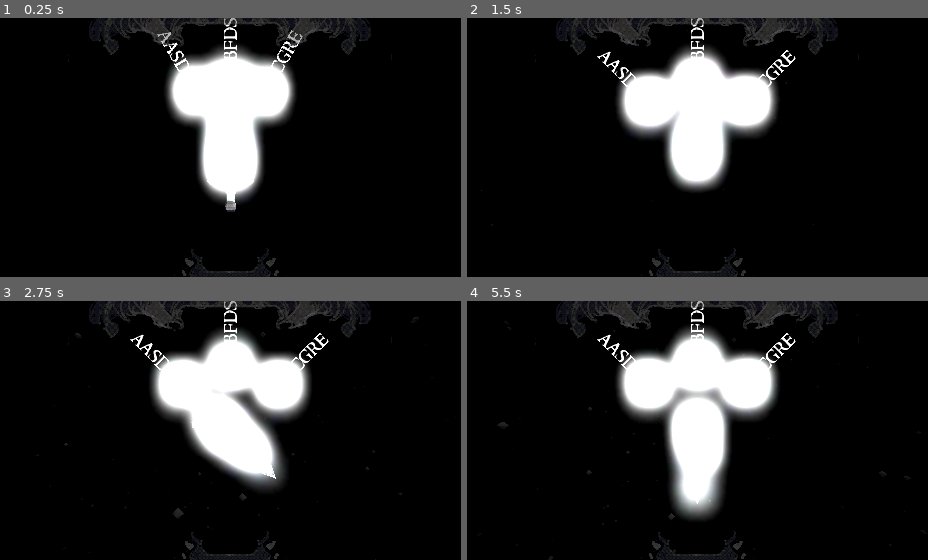
Above: before the commit, frames 1-4 (two rows, left to right).
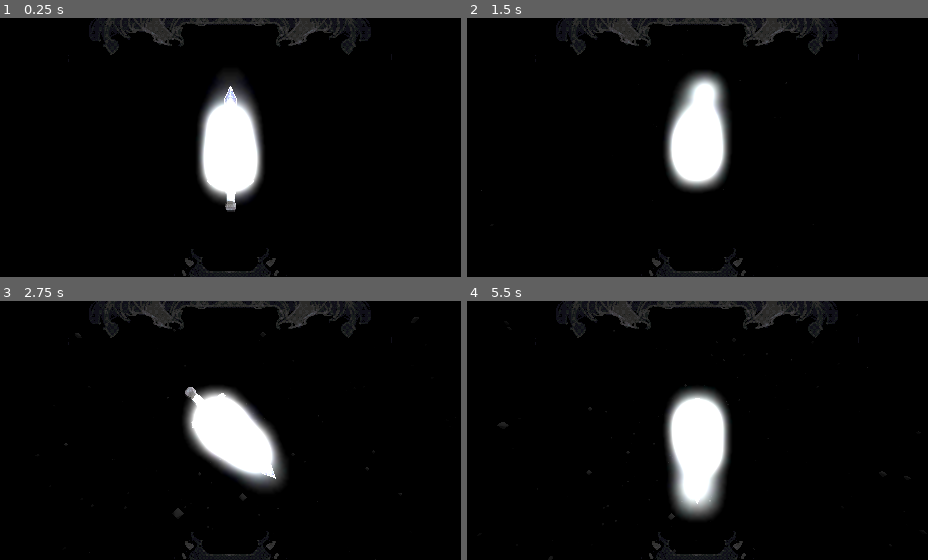
Above: after the commit, the same moments.

Repository: Lukko-Digital/Bladebearer
Game: Godot game, scene res://src/main.tscn
Same seed, same stepped clock (60 frames per second), same inputs: the game is played once before the commit and once after it.
Inputs:
- Up to frame 1 (0.25 s): no input
- Up to frame 2 (1.5 s): hold D (right) 0.53-1.28 s; hold Shift (shift) 0.53-1.28 s; hold S (backward) from 1.28 s (still down); tap Space (space) at 1.35 s
- Up to frame 3 (2.75 s): release S (backward) at 2.03 s; hold D (right) from 2.03 s (still down); hold Shift (shift) from 2.03 s (still down)
- Up to frame 4 (5.5 s): release D (right) at 2.78 s; release Shift (shift) at 2.78 s; hold W (forward) 2.78-3.53 s; tap Space (space) at 2.85, 4.35 s; hold Shift (shift) 3.53-4.28 s; hold A (left) 3.53-5.03 s; hold S (backward) from 5.03 s (still down); hold Shift (shift) from 5.03 s (still down)

The runs differ from the first frame. In frame 1, 7.2% of the frame differs, in the area x 34-66%, y 0-43%; in frame 2, 8.6%; in frame 3, 9.0%; in frame 4, 9.5%, in the area x 28-72%, y 0-47%.
Error after the commit: Attempt to call function 'start_dialogue' in base 'null instance' on a null instance. (res://src/game_sequence_handler.gd:177)

Commit message:
removed dialogue handler scene

Diff:
--- a/src/dialogue_handler.tscn
+++ /dev/null
@@ -1,6 +0,0 @@
-[gd_scene load_steps=2 format=3 uid="uid://d2ujxvhj1utpe"]
-
-[ext_resource type="Script" path="res://src/dialogue_handler.gd" id="1_21h1j"]
-
-[node name="DialogueHandler" type="Node3D"]
-script = ExtResource("1_21h1j")
--- a/src/main.tscn
+++ b/src/main.tscn
@@ -8,8 +8,8 @@
 [ext_resource type="Material" uid="uid://c0gn2yap5lfrv" path="res://assets/shaders/snow.tres" id="5_tv00s"]
 [ext_resource type="FontFile" uid="uid://jlvsk3howg0g" path="res://assets/fonts/RINGM___.TTF" id="7_d73xt"]
 [ext_resource type="PackedScene" uid="uid://cl6edab4xqatr" path="res://src/ui/both_heart_holders.tscn" id="8_c1nmu"]
+[ext_resource type="Script" path="res://src/dialogue_handler.gd" id="9_5pvxm"]
 [ext_resource type="Texture2D" uid="uid://dpsevlwm67lxa" path="res://assets/ui/testwide.png" id="9_53wid"]
-[ext_resource type="PackedScene" uid="uid://d2ujxvhj1utpe" path="res://src/dialogue_handler.tscn" id="9_wp4ov"]
 [ext_resource type="Texture2D" uid="uid://d4d2146d1g2lj" path="res://assets/ui/knight_healthbar.png" id="11_o5jo7"]
 [ext_resource type="Texture2D" uid="uid://bj0p1725ho312" path="res://assets/ui/peasant_healthbar.png" id="12_v8oh0"]
 
@@ -78,7 +78,7 @@
 camera = NodePath("MainCamera")
 bearer_heart_holder = NodePath("BothHeartHolders/BearerHeartHolder")
 opponent_heart_holder = NodePath("BothHeartHolders/OpponentHeartHolder")
-dialogue_handler = NodePath("DialogueHandler")
+dialogue_handler = NodePath("")
 
 [node name="Sword" parent="GameSequenceHandler" instance=ExtResource("1_bdv3j")]
 
@@ -115,7 +115,8 @@
 
 [node name="BothHeartHolders" parent="GameSequenceHandler" instance=ExtResource("8_c1nmu")]
 
-[node name="DialogueHandler" parent="GameSequenceHandler" instance=ExtResource("9_wp4ov")]
+[node name="DialogueHandler" type="Node3D" parent="GameSequenceHandler"]
+script = ExtResource("9_5pvxm")
 
 [node name="Control" type="Control" parent="."]
 modulate = Color(1, 1, 1, 0.486275)
